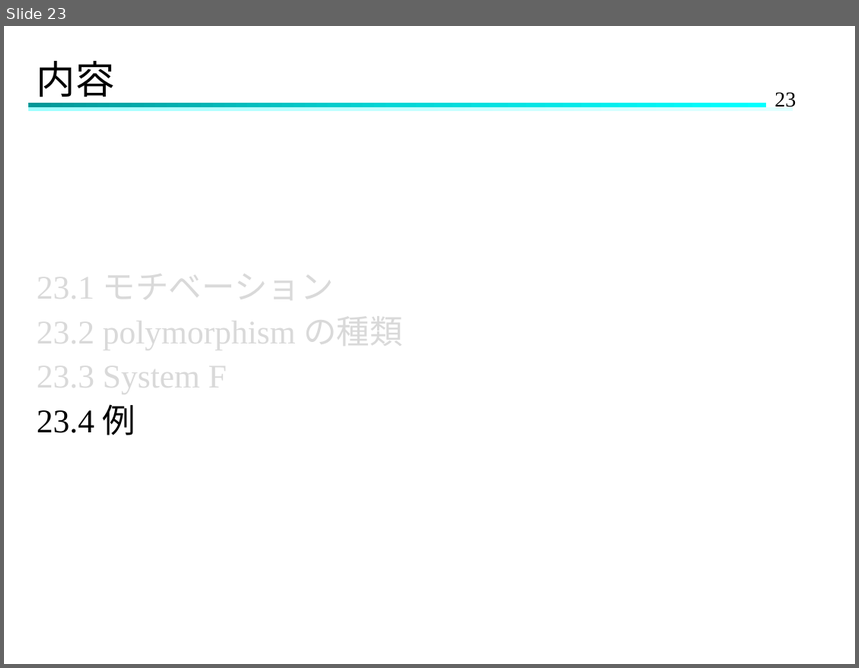
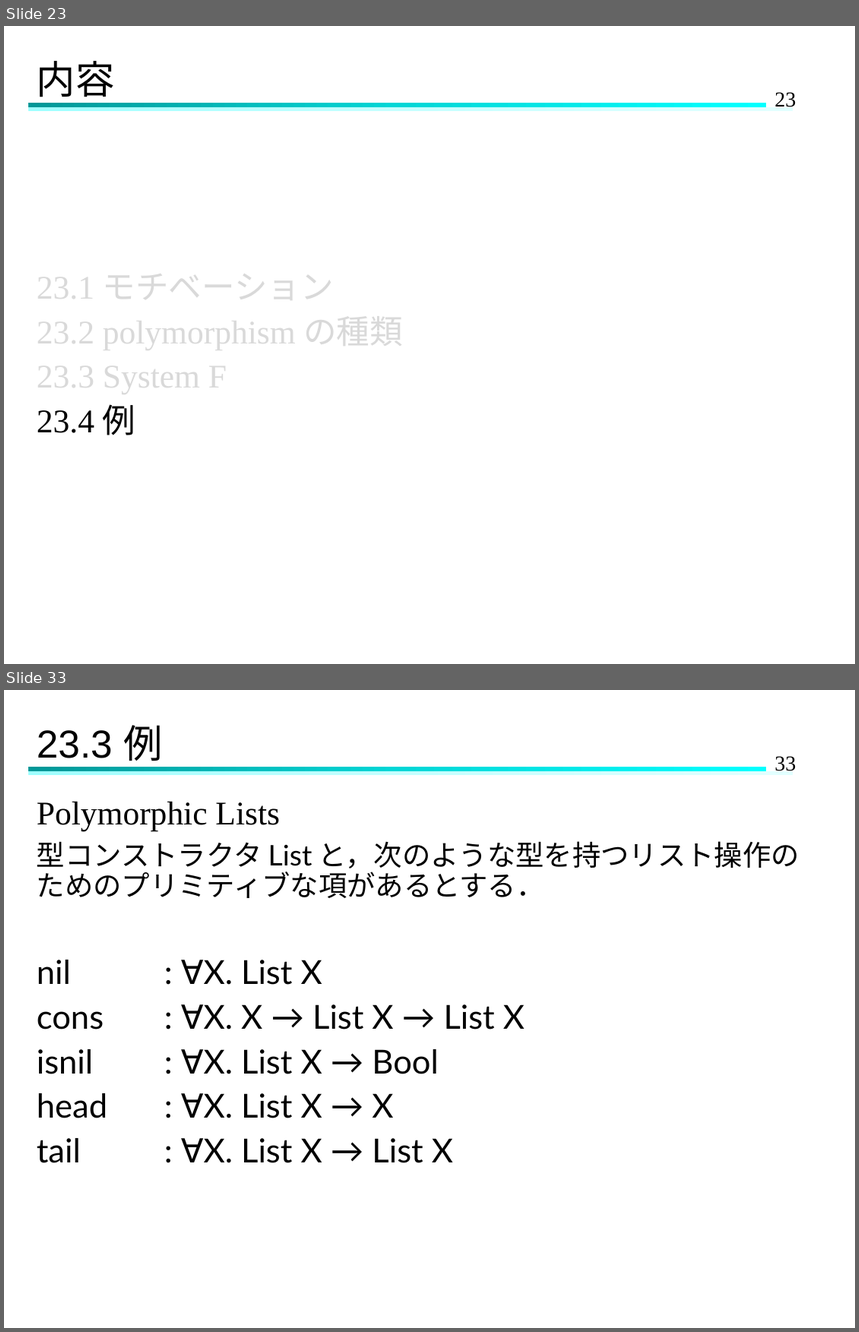
Before and after one commit to Hinata-Mikami/HinataMikami, a slide deck: 研究室関連/TAPL/TAPL-23.pptx. Shown one above the other, each under a label of ours: slide 23 before the commit, slides 23 and 33 after it; the slides between them are not shown. The pictures are 859x668 and 859x1332 pixels, drawn with LibreOffice and Linux fonts; fonts in the diff are those of the drawing. Boxes give left, top, right and bottom in pixels: in the first picture for what was removed or moved away, otherwise in the second. Text is boxed around its words. In the diff, an @@ line names an element or a change of style, - is before the commit and + after.

```diff
--- a/研究室関連/TAPL/TAPL-23.pptx
+++ b/研究室関連/TAPL/TAPL-23.pptx
@@ slide 33 added at box(4, 690, 855, 1328), background #FFFFFF; not listed: 3 template elements that a slide beside it also shows @@
@@ title added at box(37, 725, 162, 768), 33 pt, text #000000 @@
+23.3 例
@@ text added at box(37, 801, 800, 1163), 28 pt, text #000000 @@
+Polymorphic Lists
+型コンストラクタ List と，次のような型を持つリスト操作のためのプリミティブな項があるとする．
+nil : ∀X. List X
+cons : ∀X. X → List X → List X
+isnil : ∀X. List X → Bool
+head : ∀X. List X → X
+tail : ∀X. List X → List X
```
Also in this commit, not shown: 4 slides changed, 15 other slides added.
